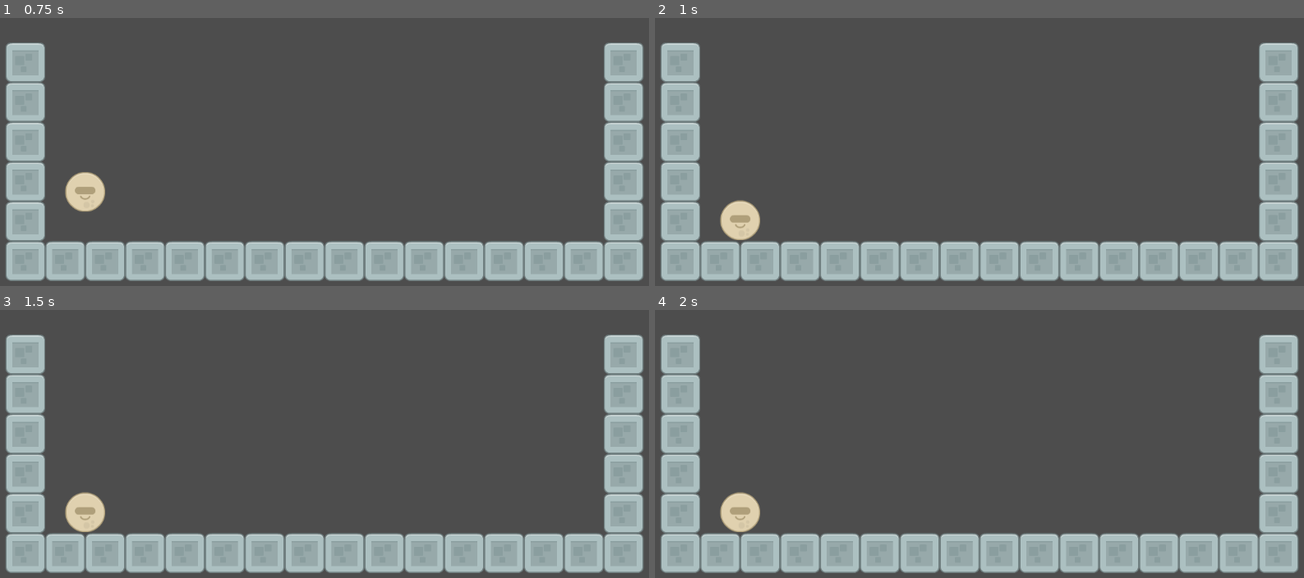
Above: before the commit, frames 1-4 (two rows, left to right).
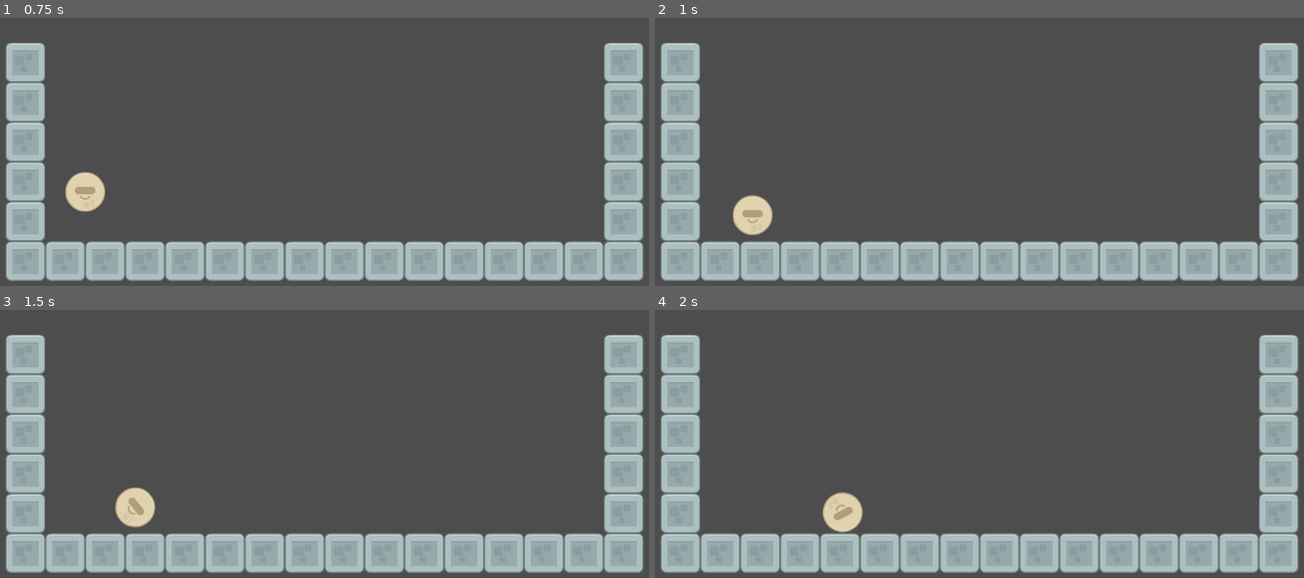
Above: after the commit, the same moments.

Repository: bsu-cs315/E1-evan.kiser
Game: Godot game, scene res://src/World.tscn
Same seed, same stepped clock (60 frames per second), same inputs: the game is played once before the commit and once after it. The project has no main scene, so this scene is started directly.
Inputs:
- Up to frame 1 (0.75 s): tap Right (increase_power, bound only after the commit) at 0.6 s
- Up to frame 2 (1 s): tap Space (launch, bound only after the commit) at 0.8 s
- Up to frame 3 (1.5 s): tap Space (launch, bound only after the commit) at 1.35 s
- Up to frame 4 (2 s): tap Right (increase_power, bound only after the commit) at 1.55 s

Frame 1 is identical in both runs. In frame 2, 0.8% of the frame differs, in the area x 10-19%, y 66-83%; in frame 3, 1.5%; in frame 4, 1.5%, in the area x 10-33%, y 67-84%.

Commit message:
Added the functions for the user to change power of the Ball object

Diff:
--- a/project.godot
+++ b/project.godot
@@ -13,3 +13,23 @@
 config/name="Exercise 1.1 - 2D Physics-Based Gameplay"
 config/features=PackedStringArray("4.3", "Forward Plus")
 config/icon="res://icon.svg"
+
+[input]
+
+launch={
+"deadzone": 0.5,
+"events": [Object(InputEventKey,"resource_local_to_scene":false,"resource_name":"","device":-1,"window_id":0,"alt_pressed":false,"shift_pressed":false,"ctrl_pressed":false,"meta_pressed":false,"pressed":false,"keycode":0,"physical_keycode":32,"key_label":0,"unicode":32,"location":0,"echo":false,"script":null)
+]
+}
+increase_power={
+"deadzone": 0.5,
+"events": [Object(InputEventKey,"resource_local_to_scene":false,"resource_name":"","device":-1,"window_id":0,"alt_pressed":false,"shift_pressed":false,"ctrl_pressed":false,"meta_pressed":false,"pressed":false,"keycode":0,"physical_keycode":4194321,"key_label":0,"unicode":0,"location":0,"echo":false,"script":null)
+, Object(InputEventKey,"resource_local_to_scene":false,"resource_name":"","device":-1,"window_id":0,"alt_pressed":false,"shift_pressed":false,"ctrl_pressed":false,"meta_pressed":false,"pressed":false,"keycode":0,"physical_keycode":68,"key_label":0,"unicode":100,"location":0,"echo":false,"script":null)
+]
+}
+decrease_power={
+"deadzone": 0.5,
+"events": [Object(InputEventKey,"resource_local_to_scene":false,"resource_name":"","device":-1,"window_id":0,"alt_pressed":false,"shift_pressed":false,"ctrl_pressed":false,"meta_pressed":false,"pressed":false,"keycode":0,"physical_keycode":65,"key_label":0,"unicode":97,"location":0,"echo":false,"script":null)
+, Object(InputEventKey,"resource_local_to_scene":false,"resource_name":"","device":-1,"window_id":0,"alt_pressed":false,"shift_pressed":false,"ctrl_pressed":false,"meta_pressed":false,"pressed":false,"keycode":0,"physical_keycode":4194319,"key_label":0,"unicode":0,"location":0,"echo":false,"script":null)
+]
+}
--- a/src/ball.gd
+++ b/src/ball.gd
@@ -1,12 +1,14 @@
 extends RigidBody2D
 
-
-
-
-# Called when the node enters the scene tree for the first time.
-func _ready() -> void:
-	pass # Replace with function body.
+@export var power = 200
+@export var power_change_rate = 100
 
 # Called every frame. 'delta' is the elapsed time since the previous frame.
 func _process(delta: float) -> void:
-	pass
+	var power_axis = Input.get_axis("decreased_power", "increase_power")
+	power += power_axis * power_change_rate * delta
+	power = clampf(power, 0, 1000)
+
+	if Input.is_action_just_pressed("launch"):
+		var impulse = Vector2(1,0) * power
+		apply_impulse(impulse.rotated(-TAU/8))
